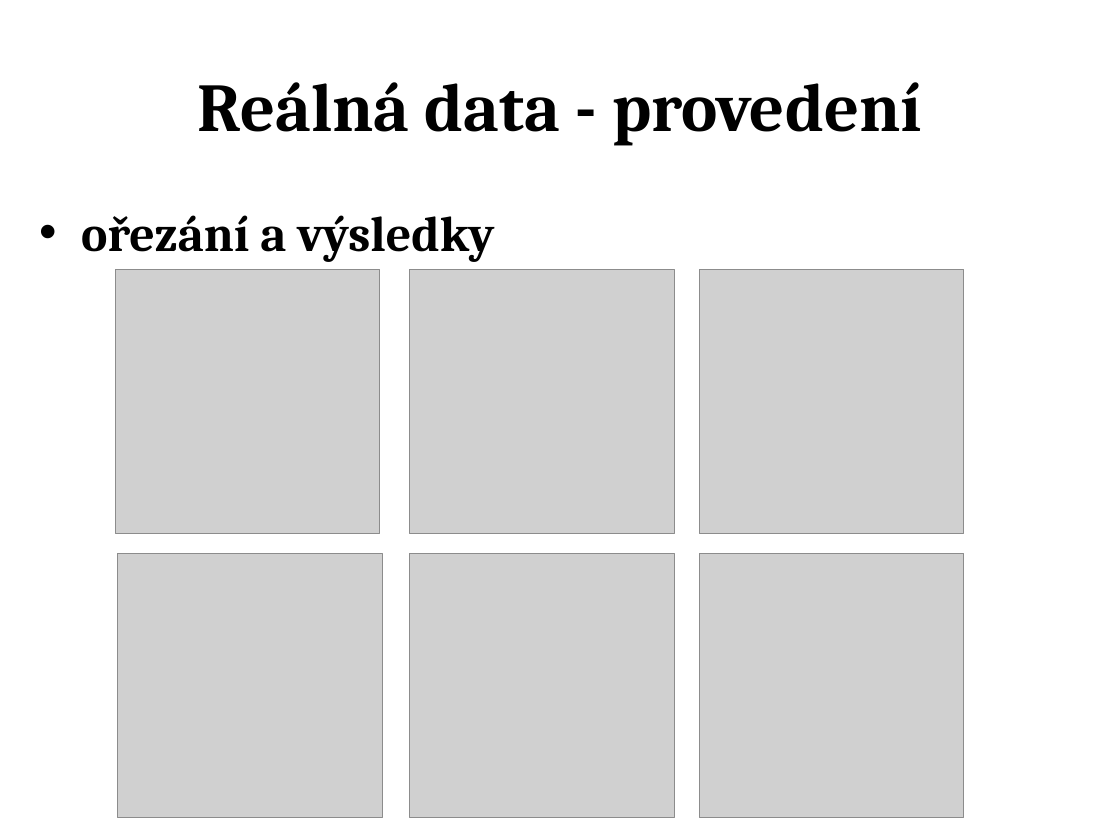
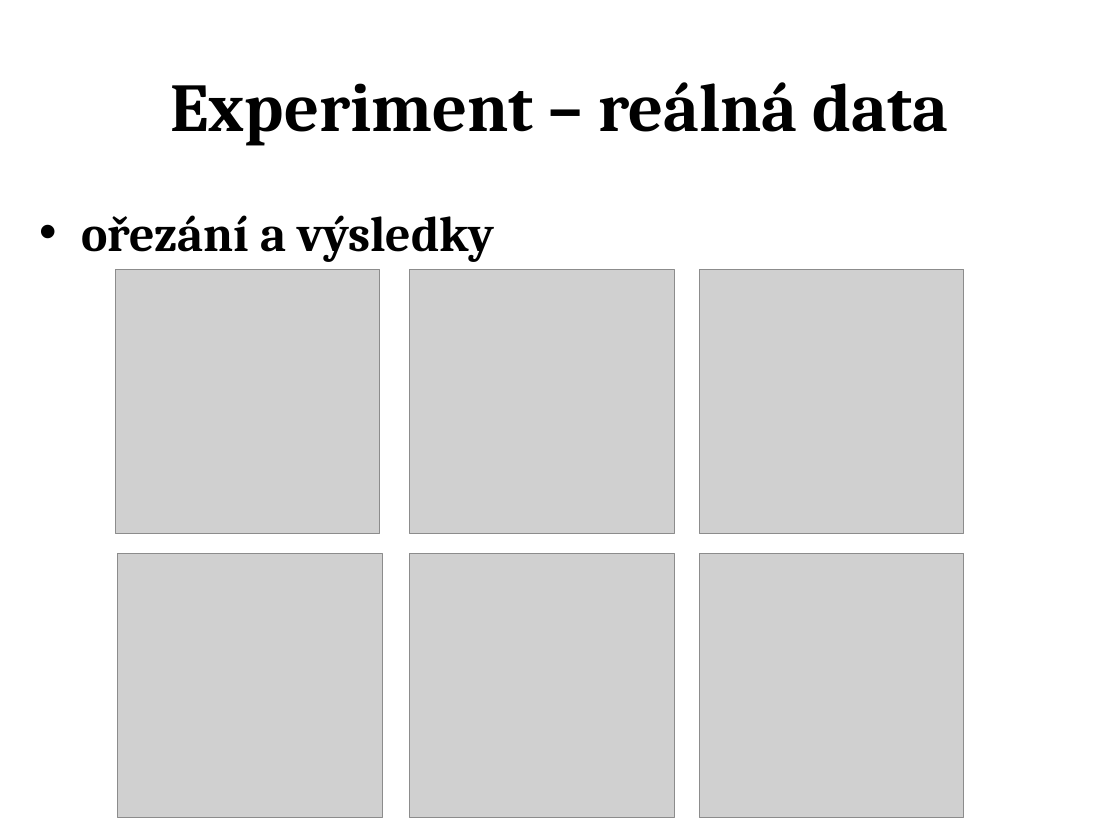
Before and after one commit to jozefsabo/Thesis, a slide deck: slide 14 of Docs/Jozef Sabo - Prezentace obhajoba.pptx (slide 19 before the commit). Drawn at 1120x840 pixels with LibreOffice and Linux fonts; fonts in the diff are those of the drawing; grey boxes stand for pictures. Boxes give left, top, right and bottom in pixels: in the first picture for what was removed or moved away, otherwise in the second. Text is boxed around its words. In the diff, an @@ line names an element or a change of style, - is before the commit and + after.

```diff
--- a/Docs/Jozef Sabo - Prezentace obhajoba.pptx
+++ b/Docs/Jozef Sabo - Prezentace obhajoba.pptx
@@ title at [171,82,949,146]: text changed @@
-Reálná data - provedení
+Experiment – reálná data
```
Also in this commit, not shown: 11 other slides changed, 4 slides added, 8 slides removed, 6 other files.
